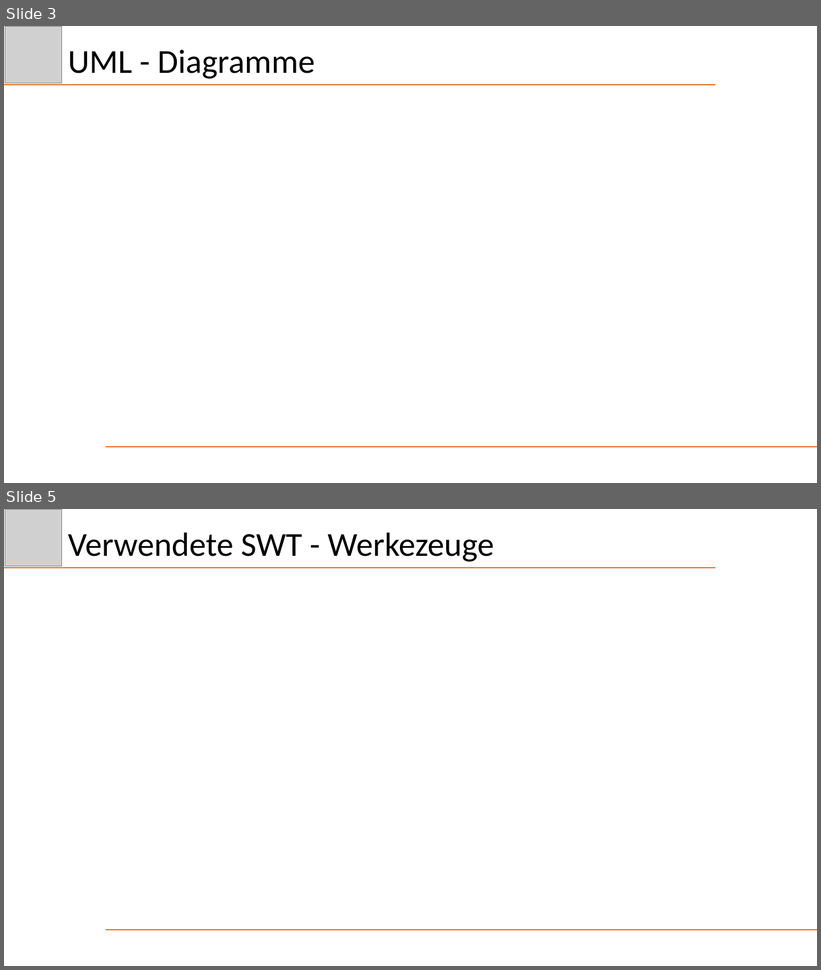
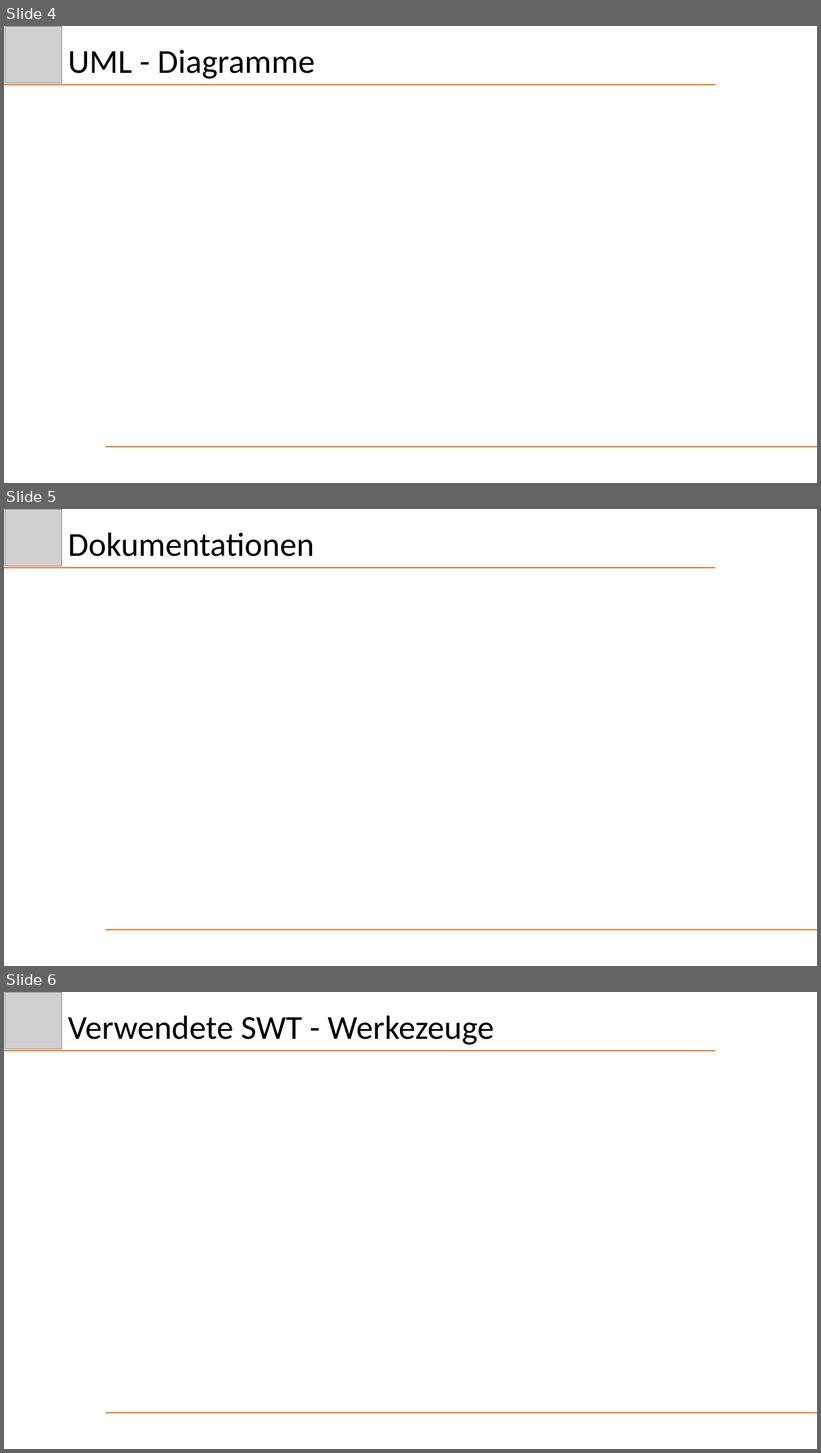
Before and after one commit to Schnitzel128/sejava, a slide deck: Präsentation/DezHex.pptx. Shown one above the other, each under a label of ours: slides 3 and 5 before the commit, slides 4, 5 and 6 after it; the slides between them are not shown. The pictures are 821x970 and 821x1453 pixels, drawn with LibreOffice and Linux fonts; fonts in the diff are those of the drawing; grey boxes stand for pictures. Boxes give left, top, right and bottom in pixels: in the first picture for what was removed or moved away, otherwise in the second. Text is boxed around its words. In the diff, an @@ line names an element or a change of style, - is before the commit and + after.

```diff
--- a/Präsentation/DezHex.pptx
+++ b/Präsentation/DezHex.pptx
@@ slide 5 added at box(4, 509, 817, 966), background #FFFFFF @@
@@ picture added at box(5, 509, 62, 566) @@
@@ title added at box(68, 532, 314, 557), 39.6 pt, text #000000 @@
+Dokumentationen
@@ line added from (4, 568) to (716, 568), #ED7D31 1.5 pt @@
@@ line added from (106, 930) to (817, 930), #ED7D31 1.5 pt @@
@@ what was slide 3 is now slide 4 @@
@@ what was slide 5 is now slide 6 @@
```
Also in this commit, not shown: 1 slide changed, 2 other slides added, 1 slide removed.
